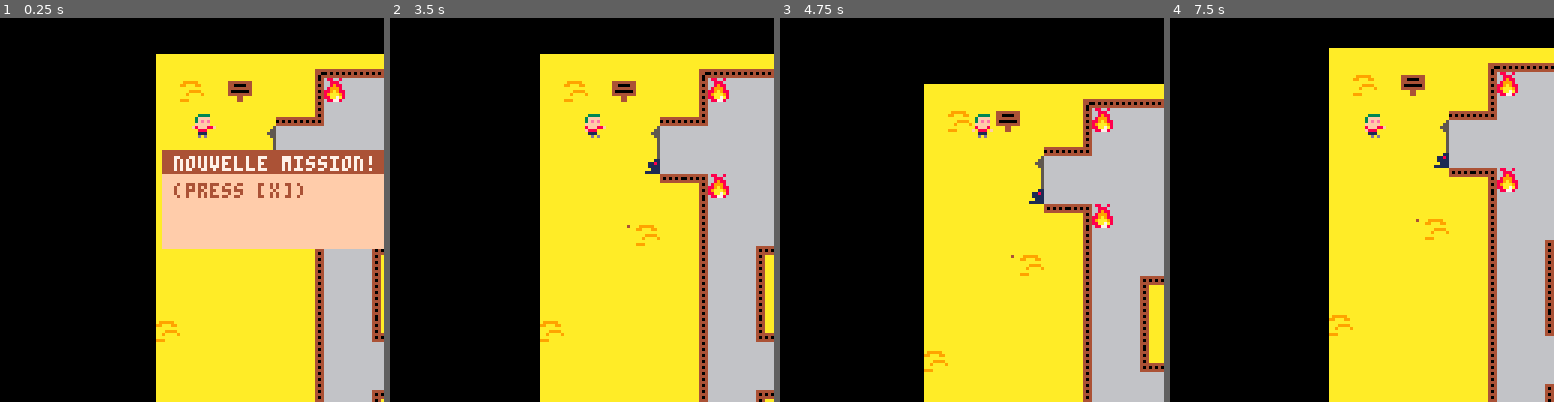
Above: before the commit, frames 1-4 (left to right).
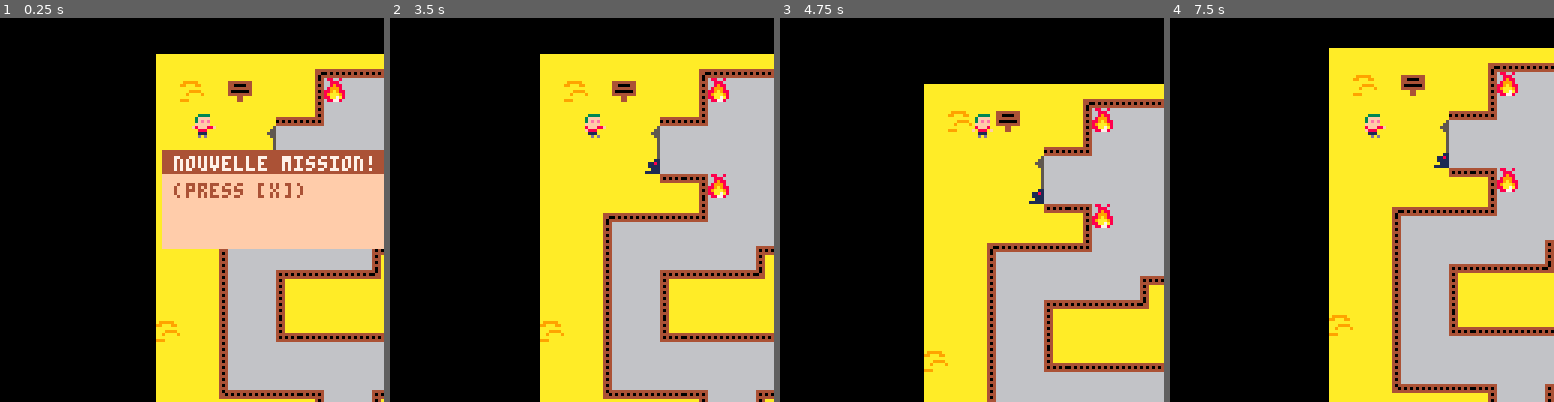
Above: after the commit, the same moments.

Repository: adatechschool/projet-collectif-pico8-fagami
Game: PICO-8 cartridge fagami.p8
Same seed, same stepped clock (60 frames per second), same inputs: the game is played once before the commit and once after it.
Inputs:
- Up to frame 1 (0.25 s): no input
- Up to frame 2 (3.5 s): tap X (X key) at 1.07, 2.07, 2.4, 2.73, 3.07, 3.4 s; hold Left 1.97-2.37 s; hold Down 2.42-2.82 s; hold Right from 2.87 s (still down)
- Up to frame 3 (4.75 s): release Right at 3.53 s; hold Up 3.58-4.08 s; tap X (X key) every 0.33 s from 3.73 to 4.73 s; hold Right 4.13-4.53 s; hold Down from 4.58 s (still down)
- Up to frame 4 (7.5 s): tap X (X key) every 0.33 s from 5.07 to 7.4 s; release Down at 5.08 s; hold Left 5.13-5.8 s; hold Up 5.85-6.18 s; hold Left 6.23-6.63 s; hold Down 6.68-7.08 s; hold Right from 7.13 s (still down)

The runs differ from the first frame. In frame 1, 12% of the frame differs, in the area x 57-100%, y 60-100%; in frame 2, 15%, in the area x 55-100%, y 50-100%; in frame 3, 13%; in frame 4, 15%.

Commit message:
modification map

Diff:
--- a/fagami.p8
+++ b/fagami.p8
@@ -122,7 +122,7 @@
 	end
 	if check_flag(p1,p1.dir,1) then
 		p1.keys+=1
-		mset(38,8,30)
+		mset(60,8,30)
 	end
 
 
@@ -338,14 +338,14 @@
 6666666644444444aaaaaaaa404aaaaaaaaaa444aaaaaaaaaaaaaaaaaaaaaaaaaaaaaaaa44444444000888f000888000f08880f0aaaaaaa56666666600000000
 6666666604040404aaaaaaaa444aaaaaaaaaa404aaaaaaaaaaaaaaaaaaaaaaaaaaaaaaaaaaa44aaa000111000011100000111000aaaaaaa56666666600000000
 6666666644444444aaaaaaaa404aaaaaaaaaa444aaaaaaaaaaaaaaaaaaaaaaaaaaaaaaaaaaa44aaa00d0d00000d0d00000d0d000aaaaaaa56666666600000000
-404aaaaaaaaaaaaaaaaaa404aaaaaaaaaaaaaaaaaaaaaaaaaaaaaaaaaaaaaaaaaaaaaaaa68866866000000000000000000000000aaaaaaa50000000000000000
-044aaaaaaaaaaaaaaaaaa440aaaaaaaaaaaaaaaaa99999aaaaaaaaaaaaaaaaaaaaaaaaaa66888666000000000000000000000000aaaaaaa50000000000000000
-444aaaaaaaaaaaaaaaaaa444aaaaaaaaaaaaaaaa99aaa99aaaaaaaaaaaaaaaaaaaaaaaaa66898866000000000000000000000000aaaaaaa50000000000000000
-aaaaaaaaaaaaaaaaaaaaaaaaaaaaaaaaaaaaaaaaaaaaaaaaaaaaaaaaaaaaaaaaaaaaaaaa68999866000000000000000000000000aaaaaa110000000000000000
-aaaaaaaaaaaaaaaaaaaaaaaaaaaaaaaaaaaaaaaaaaa9999aaaaaaaaaaaaaaaaaaaaaaaaa889a9886000000000000000000000000aaaa11810000000000000000
-aaaaaaaaaaaaaaaaaaaaaaaaaaaaa444444aaaaaaa9aaaa9aaaaaaaaaaaaaaaaaaaaaaaa89aaa986000000000000000000000000aaaa11110000000000000000
-aaaaaaaaaaaaaaaaaaaaaaaaaaaaa440044aaaaaaaaaaaaaaaaaaaaaaaaaaaaaaaaaaaaa88aa7a86000000000000000000000000aaaaa1110000000000000000
-aaaaaaaaaaaaaaaaaaaaaaaaaaaaa404404aaaaa999aaaaaaaaaaaaaaaaaaaaaaaaaaaaa68877866000000000000000000000000aaa111110000000000000000
+404aaaaaaaaaaaaaaaaaa404aaaaaaaaaaaaaaaaaaaaaaaaaaaaaaaaaaaaaaaaaaaaaaaa68866866040404048888888800000000aaaaaaa50000000000000000
+044aaaaaaaaaaaaaaaaaa440aaaaaaaaaaaaaaaaa99999aaaaaaaaaaaaaaaaaaaaaaaaaa66888666404040408888888800000000aaaaaaa50000000000000000
+444aaaaaaaaaaaaaaaaaa444aaaaaaaaaaaaaaaa99aaa99aaaaaaaaaaaaaaaaaaaaaaaaa66898866040404048888888800000000aaaaaaa50000000000000000
+aaaaaaaaaaaaaaaaaaaaaaaaaaaaaaaaaaaaaaaaaaaaaaaaaaaaaaaaaaaaaaaaaaaaaaaa68999866404040408888888800000000aaaaaa110000000000000000
+aaaaaaaaaaaaaaaaaaaaaaaaaaaaaaaaaaaaaaaaaaa9999aaaaaaaaaaaaaaaaaaaaaaaaa889a9886040404048888888800000000aaaa11810000000000000000
+aaaaaaaaaaaaaaaaaaaaaaaaaaaaa444444aaaaaaa9aaaa9aaaaaaaaaaaaaaaaaaaaaaaa89aaa986404040408888888800000000aaaa11110000000000000000
+aaaaaaaaaaaaaaaaaaaaaaaaaaaaa440044aaaaaaaaaaaaaaaaaaaaaaaaaaaaaaaaaaaaa88aa7a86040404048888888800000000aaaaa1110000000000000000
+aaaaaaaaaaaaaaaaaaaaaaaaaaaaa404404aaaaa999aaaaaaaaaaaaaaaaaaaaaaaaaaaaa68877866404040408888888800000000aaa111110000000000000000
 aaaaa404404aaaaa444444444444444469999996aaaaaaaaaaaaaaaaaaaaaaaaaaaaaaaa00000000000000000000000000000000000000000000000000000000
 aaaaa444444aaaaa040404044040404099999797aaaaaaaaaaaaaaaaaaaaa4aaa99999aa00000000000000000000000000000000000000000000000000000000
 aaaaa404404aaaaa44444444444444449999979aaaaaaaaaaaaaaaaaaaaaaaaa99aaa99a00000000000000000000000000000000000000000000000000000000
@@ -451,39 +451,39 @@
 72827282728272827282728272827282728272827282718171817181718172827282728272827181718171817181718171817181718171817181718171817181
 71817181718171817181718171817181718171817181718172827282728272827181718171817181718171817181718172827282718171817181718171817181
 __gff__
-0000000400000000000100000002000200010101010000000003000000000000010001010100000000000000000000000101010108000000000000000000000000000000000000000000000000000000000000000000000000000000000000000000000000000000000000000000000000000000000000000000000000000000
+0000000400000000000100000002000200010101010000000003000000000000010001010100000000010100000000000101010108000000000000000000000000000000000000000000000000000000000000000000000000000000000000000000000000000000000000000000000000000000000000000000000000000000
 0000000000000000000000000000000000000000000000000000000000000000000000000000000000000000000000000000000000000000000000000000000000000000000000000000000000000000000000000000000000000000000000000000000000000000000000000000000000000000000000000000000000000000
 __map__
 0715161718072311111111241617181718231111111111112428272827281516171805060708272827282728272827282728272827282728272827282728272827282728272827282728272827282728272827282728272817180515171817182728272827282728272827282728272808161705272827282728272827282728
 0725261928161429101029311111111111301010101010101316090909162526272815161718262715161715161718281516171828050607082805060705060708050607050607080705060708252627050605060708252605060708272827281617181516171815161718161715161718262715161718282526272825262728
 0715161617113010101010101010101010101010101010101307090a09073536373805060705060725262725262728382526272838151617183815161715161718151617151617181715161718353637151615161718353615161718362728252627282526272825262728262725262728363725262728383536373835363738
 072607211d101010101010101010101010101010101010101307090909164546474815161715161735363735363738483536373848252627284825262725262728252627252627282725262728050607252625262728454625262728463738353637383536373835363738363735363738464735363738181516171815161718
-073507212d1010101010103312121212123210100e100f101316090916161616161625262725262728050607171717070506070506353637381835363735363738353637353637383735363738151617353635363738171835363738050607353637383536373805060708050636373815161718050607081516171815161718
+073507212d10101010101033121212121232101010100f101316090916161616161625262725262728050607171717070506070506353637381835363735363738353637353637383735363738151617353635363738171835363738050607353637383536373805060708050636373815161718050607081516171815161718
 0745264717123229101029134516472626141010101010101316160916161616161635363735363717151617181516171516171516050607082835360506070506070826272805060705060726252627280506070826272805060708151617050607081516171815161718151626260708262728151617182526272825262728
-0726261628161410101010130716162626141010101010101316161623111111111111111111111124252627281726271726272526151617183827281516171516171836373815161715161718353637381516171836373815161718252627151617182526272825262728252626161718363738252627283536373835363738
-0735363738351410101010132516161626221212121212122016161614101010101010101010101013353637383536373536373536252627284837382526272526272846474825262725262728363738252526272846474825262728353637252627283536373835363738353626262728464726353637384526262645464748
-26454647484514101033122016161625262626263637381616161616141010101010101010100f1013151615161516151615161516151615151615161516151636371516151635363726262626262626263536372626260726263738464748353637384546474826262646474826363726262626072637262626072626260708
-26262626263514101013254c4916164c26262626262626161616161614101010101010101010101013252617261726252625261726172625172625262526252636372526252626262626262626262626262626262626262626262626262626262607262626072626262626262626262626262616172626262626262626261718
-2626171826261410101326262616162626262626262626161616161614101010101010101010101013151616171516231111111111111111111111111124151616161516151626262626262626050607082626262626262626262626261718152626262616171815261718262618151617262526272626262626272826262728
-2526272826261410103111111111111111111111111111111111111130101010101010101010101013172626271726141010101010101010101010101013252616162526252626262626262626151617182626262626262626262626262728252627282526272826262626262728252627263536372626272836373835263738
-2636262626261410101010101010101010101010101010101010101010101010101010101010101013151636371716141010101010101010101010101013151615161516151625261616162626252627282626262626262626262635363738353637383536372626263738363738353637262626072626262626262626260708
-2626262626261410101010101010101010101010101010101010101010101010101010101010101013252617071726141010101010101010101010101013151615161516151615161616162626353637382626262626262626262626262728252627282505060708050607080506070805062608050626081516171815161718
-26262607262614101033121212121212121212121212121212121212321010101010101010101010131516161715161410101010101010101010101010131726252625261726252616164c2626262626262626262626262626262635363717353637173515161718151617181516171815161718151617182526272825262728
-2626262626261410101315262626262626262626262626262626261514101010101010101010101013252626272526141010101010101010101010101013151615161716151615161626262626262626262626262626262626262626260708050607080517262728252627282526272825262728252627262626262626262626
-2626262626261410101326262626262626262626262626262626211522121212121212121212121220151636371516141010101010101010101010101013252617171726252625262626262626262626262626262626262626262626161718151617181707083738353637263536373835363738353637261516171815161718
-2626262638261410103111111111111111111111111111111111111111111111111111111111111111111111111111301010101010101010101010101013151615171516151615162626262626050607082626262626262626262625262728252627281617180506070826262626262626262626261707262626272825262728
-2626262626261410101010101010101010101010101010101010101010101010101010101010101010101010101010101010101010101010101010101013172625171717171717172526262626151617182626262626262626262635363717353637382627281516171826262626262626262626261617182626373835363738
-2626262615161410101010101010101010101010101010101010101010101010101010101010101010101010101010101010101010101010101034101013151615161717151615161516152626252627282626262626262626262626262626262626353637382526272826262626262626262626262627282626262626262626
-1615161525262212121212121212121212121212121212121212121212121212121212121212121212121212121212321010101010101010101010101013252617261726151625262526252626353637382626262626262626262626262626262626262626262626262626262626262626262626263637382626261815162626
-2625262526162625261516151615161516151615161516151516151615161516151615161716151615161516151516141010101010101010101010101013151615161516252615161516162626262626262626262626262626262626262626262626262626262626262626262626262626262626262728052526272626262726
-1615050607081615162505060708262526162625261626251626162625262526252625261726251717070506070826141010101010101010101010101013252625262526151625262526161616262626262626262626262626262626262626262626262626262626262626262626262626262626262626262626262626262626
-2625151617182625261515161718161516262728162625261626150506070816151615161717171516171516171826141010101010101010101010101013151615161516262615161516151616262626262626262626262626262626262626262626262626262626262626262626262626262626262626262626262626262626
-1615162627281615162516262728262526161516151615161516251516171826250506071735172526272526272816141010101010101010101010101013252625262526262626162526252626262626262626262626262626262626262626262626262626262626262626262626262626262626262626262626262626262626
-2616353637382625261535363738161516261626162625262526151626272816151516171716173536373536371726141010101010101010101010101013151615161516262626261516152626262626262626262626262626262626262626262626262626262626262626262626262626262626262626262626262626262626
-1615161516151607262526252616261626161616071615161626253536373826252526171726172617263536371516141010101010101010101010101013252625262526262626262526262626050607082626262626262626262626262626262626262626262626262626262626262626262626262626262626262626052626
-2625261626162617161516151615162625261516171825261516151615161516153536171716262627050607082526141010101010101010101010101013151615161516262626262615161626151617182626262626262626262626262626262626262626262626262626262626262626262626262626262626262626050505
-1505060708162627261526252625263615162526272815161516151615161516252625171526161516151617181516141010101010101010101010101013252625262526262625262525261626252627282626262626262626262626262626262626262626262626262626262626262626262626262626262626262626262626
-1515161718353637151515151515152728273536373816262526162616262526151515151525261726252627281726221212121212121212121212121220151615161516151626262616261626353637382626262626262626262626262626262626262626262626262626262626262626262626262626262626262626262626
+0726231111113010101010130716162626141010101010101316161623111111111111111111111124252627281726271726272526151617183827281516171516171836373815161715161718353637381516171836373815161718252627151617182526272825262728252626161718363738252627283536373835363738
+0735141010101010101010132516161626221212121212122016161614101010101010101010101013353637383536231111111111111111111111111111111111111111111111111111112428363738252526272846474825262728353637252627283536373835363738353626262728464726353637384526262645464748
+26451410101010101033122023111111111111112437381616161616141010101010101034101010131516151615161410102a10101010101010102a0f101010101010101010101010102a1326262626263536372626260726263738464748353637384546474826262646474826363726262626072637262626072626260708
+26261410103312121220254c14101010101010101326261616161616141010101010101010101010132526172617261410102a10101010101010102a10101010101010101010101010102a1326262626262626262626262626262626262626262607262626072626262626262626262626262616172626262626262626261718
+26261410101321212121262614101010101010101326261616161616141010101010101010101010131516161715161410101010102a2a2a2a10102a2a2a2a2a2a2a2a2a2a10102a2a2a2a1326050607082626262626262626262626261718152626262616171815261718262618151617262526272626262626272826262728
+25261410103111111111111130101033123210101321212121212121141010101010101010101010131726262717261410101010102a10102a10102a10101010102a10102a10102a10102a1326151617182626262626262626262626262728252627282526272826262626262728252627263536372626272836373835263738
+2636141010101010101010101010101321141010132121212121212114101010101010101010101013151636371716142a2a2a2a2a2a10101010102a10101010102a10102a10101010102a1326252627282626262626262626262635363738353637383536372626263738363738353637262626072626262626262626260708
+26261410101010101010101010101013211410103111111111111111301010101010101010101010132526170717261410101010102a10101010102a10102a2a2a2a10102a10101010102a1326353637382626262626262626262626262728252627282505060708050607080506070805062608050626081516171815161718
+26262212121232101033121212121220211410101010101010101010101010101010101010101010131516161715161410101010102a2a2a2a10102a10102a10102a10102a2a2a2a10102a1326262626262626262626262626262635363717353637173515161718151617181516171815161718151617182526272825262728
+26262623111130101013152626262626261410101010101010101010101010101010101010101010132526262725261410102a10101010101010101010102a10102a10102a10102a10102a1326262626262626262626262626262626260708050607080517262728252627282526272825262728252627262626262626262626
+26262614101010101013262626262626262212121212121212121212121212121212121212121212201516363715161410102a10101010101010101010102a10102a10102a10102a10102a1326262626262626262626262626262626161718151617181707083738353637263536373835363738353637261516171815161718
+2626261410101010103111111111111111112421212121212121212311111111111111112421212121212311111111302a2a2a10102a2a2a1010102a2a2a2a10102a10102a10102a1010101326050607082626262626262626262625262728252627281617180506070826262626262626262626261707262626272825262728
+262626141010331232101010101010101010132121212121212121141010101010101010132121212121141010101010101010101010102a1010101010101010102a10101010102a2a10101326151617182626262626262626262635363717353637382627281516171826262626262626262626261617182626373835363738
+262626141010132114101010101010101010132121212121212121141010101010101010132121212121141010101010101010101010102a1010101010101010102a1010101010102a10101326252627282626262626262626262626262626262626353637382526272826262626262626262626262627282626262626262626
+16151614101013211410103312121232101013212121212121212114101033121232101013212121212114101033123210102a2a2a10102a2a2a2a2a2a2a1010102a2a2a2a2a10102a10101326353637382626262626262626262626262626262626262626262626262626262626262626262626263637382626261815162626
+26252614101031113010101316151614101013231111111111112414101013231130101013211516231130101013161410102a101010102a10101010102a101010101010101010101010101326262626262626262626262626262626262626262626262626262626262626262626262626262626262728052526272626262726
+16150514101010101010101307082614101013141010101010101314101013141010101013212517141010101013261410102a101010102a10101010102a101010101010101010101010101316262626262626262626262626262626262626262626262626262626262626262626262626262626262626262626262626262626
+26251514101010101010101317181614101031301010101010101314101013141010101013231111301010101013261410102a10102a2a2a10102a10102a2a2a2a10102a10102a2a2a10101316262626262626262626262626262626262626262626262626262626262626262626262626262626262626262626262626262626
+16151622121212121212122027282614101010101010333210101314101013141010331220141010101010331220161410102a101010101010102a10101010102a10102a10102a101010101326262626262626262626262626262626262626262626262626262626262626262626262626262626262626262626262626262626
+26163536372121252615353637381614101010101010131410103130101013141010311111301010101010133717261410102a101010101010102a10101010102a10102a10102a101010101326262626262626262626262626262626262626262626262626262626262626262626262626262626262626262626262626262626
+16151615161516072625262526162622121212121212201410101010101013141010101010101010331212203715161410102a2a2a2a2a1010102a2a2a2a10102a10102a10102a2a2a10101326050607082626262626262626262626262626262626262626262626262626262626262626262626262626262626262626052626
+2625261626162617161516151615162625261516171825141010101010101314101010101010101013050607082526141010101010102a1010101010102a10102a10102a101010102a10101326151617182626262626262626262626262626262626262626262626262626262626262626262626262626262626262626050505
+1505060708162627261526252625263615162526272815221212121212122022121212121212121220151617181516141010101010102a1010101010102a10102a10102a101010102a10101326252627282626262626262626262626262626262626262626262626262626262626262626262626262626262626262626262626
+1515161718353637151515151515152728273536373816262526162616262526151515151525261726252627281726221212121212121212121212121212121212121212121212121212122026353637382626262626262626262626262626262626262626262626262626262626262626262626262626262626262626262626
 1525262728151515151515151515151718171817050607161516151615161516151515151515161717171717171716161516151615161516151615161516252625262526252626262626262626262626262626262626262626262626262626262626262626262626262626262626262626262626262626262626262626262626
 1535363738151515151515151515152728272827151617181626162625262526151515151525262517172625262526262526252625262526252625262526151615161516151626262626262626262626262626262626262626262626262626262626262626262626262626262626262626262626262626262626262626262626
 
Not shown, changed: the sound effects (__sfx__) section of fagami.p8
